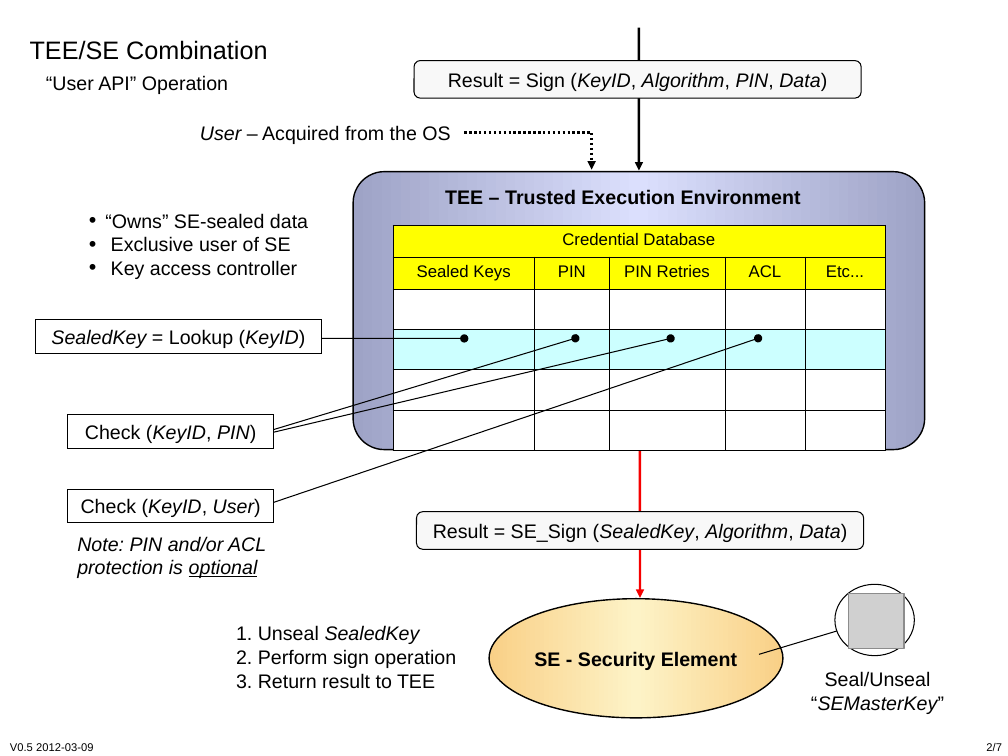
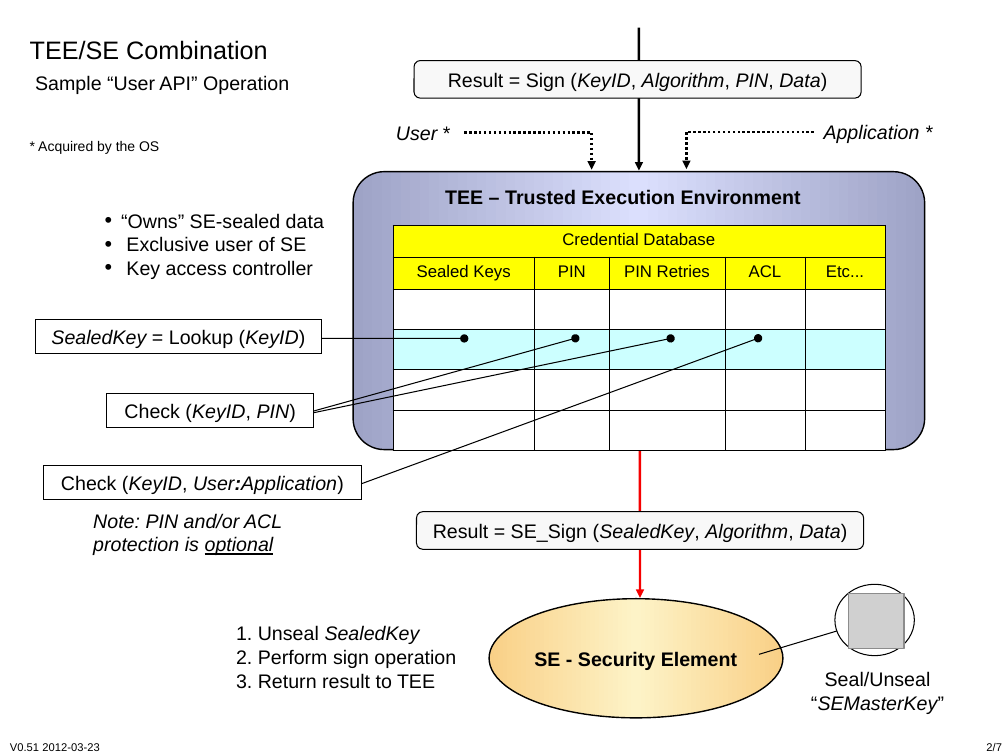
Before and after one commit to cyberphone/openkeystore.old, a slide deck: slide 2 of trunk/resources/docs/tee-se-combo.ppt. Drawn at 1008x756 pixels with LibreOffice and Linux fonts; fonts in the diff are those of the drawing; grey boxes stand for pictures. Boxes give left, top, right and bottom in pixels: in the first picture for what was removed or moved away, otherwise in the second. Text is boxed around its words. In the diff, an @@ line names an element or a change of style, - is before the commit and + after.

Commit message:
V0.51 on TEE/SE Presentation

```diff
--- a/trunk/resources/docs/tee-se-combo.ppt
+++ b/trunk/resources/docs/tee-se-combo.ppt
@@ text at bbox=[35, 75, 289, 94]: text changed @@
-“User API” Operation
+Sample “User API” Operation
@@ text added at bbox=[38, 141, 159, 154], 10 pt, text #000000 @@
+* Acquired by the OS
@@ text at bbox=[396, 126, 437, 141]: text changed; italic on @@
-User – Acquired from the OS
+User *
@@ freeform shape added at bbox=[686, 132, 813, 169], outline #000000 1.76 pt dashed @@
@@ text added at bbox=[824, 124, 920, 143], 14 pt, text #000000, italic @@
+Application *
@@ text "“Owns” SE-sealed data": place and size @@
-text "“Owns” SE-sealed data" at bbox=[105, 213, 308, 279]
+text "“Owns” SE-sealed data" at bbox=[121, 213, 324, 279]
@@ arrow moved from (234, 442) - (670, 339) to (289, 417) - (670, 339) @@
@@ arrow moved from (576, 339) - (234, 442) to (576, 339) - (289, 417) @@
@@ arrow moved from (266, 505) - (758, 339) to (354, 487) - (758, 339) @@
@@ rectangle "Check (KeyID, PIN)": place and size @@
-rectangle "Check (KeyID, PIN)" at bbox=[68, 415, 274, 450]
+rectangle "Check (KeyID, PIN)" at bbox=[107, 394, 313, 428]
@@ rectangle "Check (KeyID, User:Application)": place and size @@
-rectangle "Check (KeyID, User:Application)" at bbox=[68, 489, 274, 523]
+rectangle "Check (KeyID, User:Application)" at bbox=[43, 466, 361, 500]
@@ text in rectangle at bbox=[61, 475, 344, 494]: text changed @@
-Check (KeyID, User)
+Check (KeyID, User:Application)
@@ text "Note: PIN and/or ACL": place and size @@
-text "Note: PIN and/or ACL" at bbox=[77, 536, 266, 578]
+text "Note: PIN and/or ACL" at bbox=[93, 513, 282, 555]
@@ text at bbox=[10, 743, 99, 751]: text changed @@
-V0.5 2012-03-09
+V0.51 2012-03-23
```
Also in this commit, not shown: 6 other slides changed, 1 other file.
